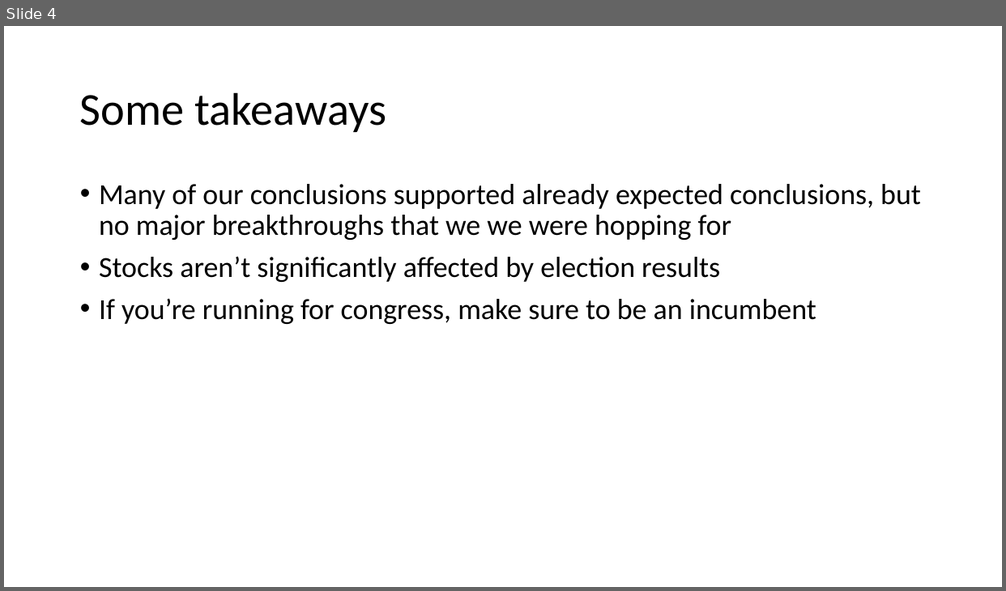
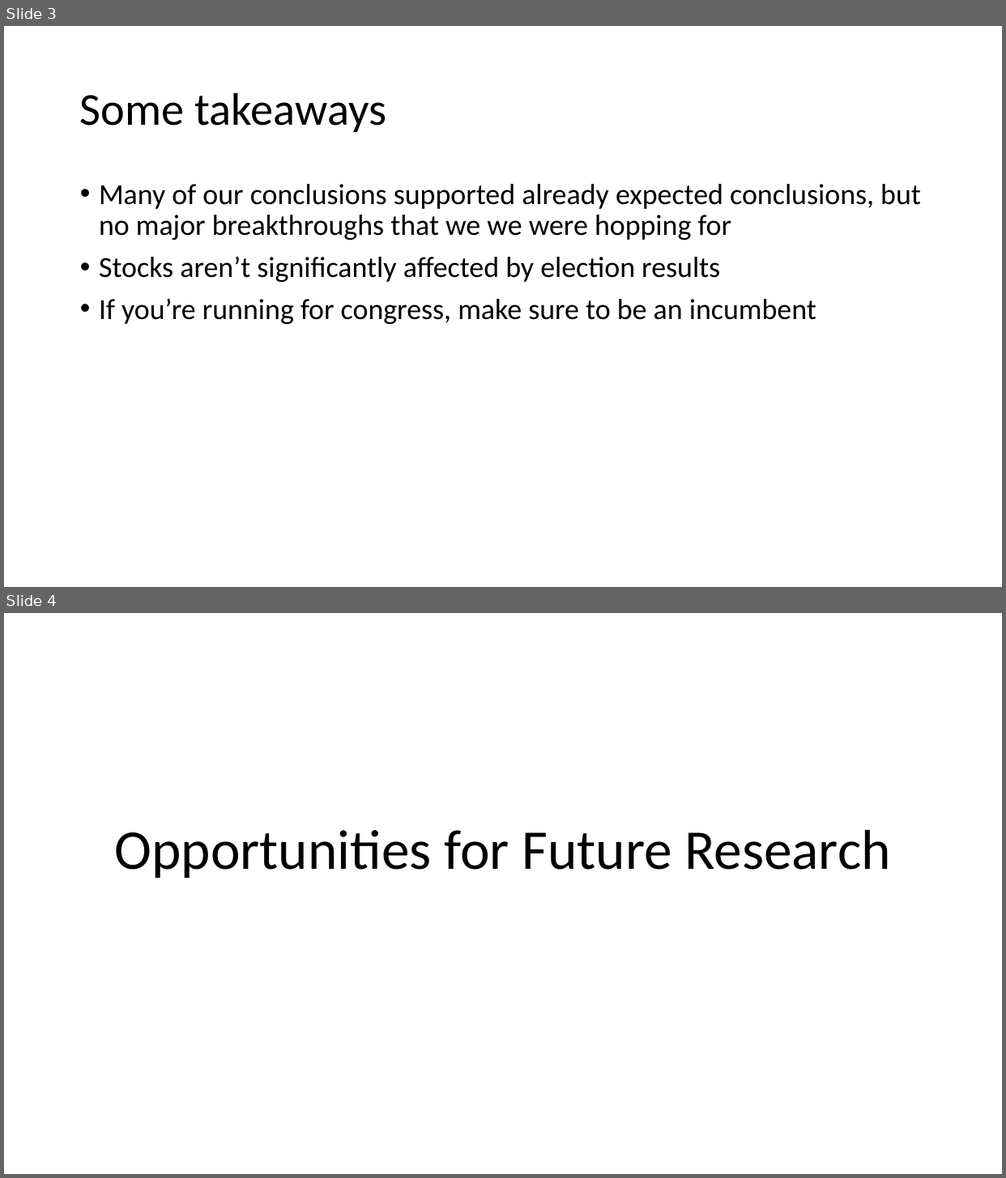
Before and after one commit to arifyali/50-percent-Chance-of-Awesome, a slide deck: Arif Slides.pptx. Shown one above the other, each under a label of ours: slide 4 before the commit, slides 3 and 4 after it. The pictures are 1006x591 and 1006x1178 pixels, drawn with LibreOffice and Linux fonts; fonts in the diff are those of the drawing. Boxes give left, top, right and bottom in pixels: in the first picture for what was removed or moved away, otherwise in the second. Text is boxed around its words. In the diff, an @@ line names an element or a change of style, - is before the commit and + after.

Commit message:
Adding future research opps.

```diff
--- a/Arif Slides.pptx
+++ b/Arif Slides.pptx
@@ slide 4 added at [4, 613, 1002, 1174], background #FFFFFF @@
@@ title added at [114, 830, 890, 879], 54 pt, text #000000 @@
+Opportunities for Future Research
@@ what was slide 4 is now slide 3 @@
```
Also in this commit, not shown: 1 slide changed, 1 other slide added, 1 slide removed.
